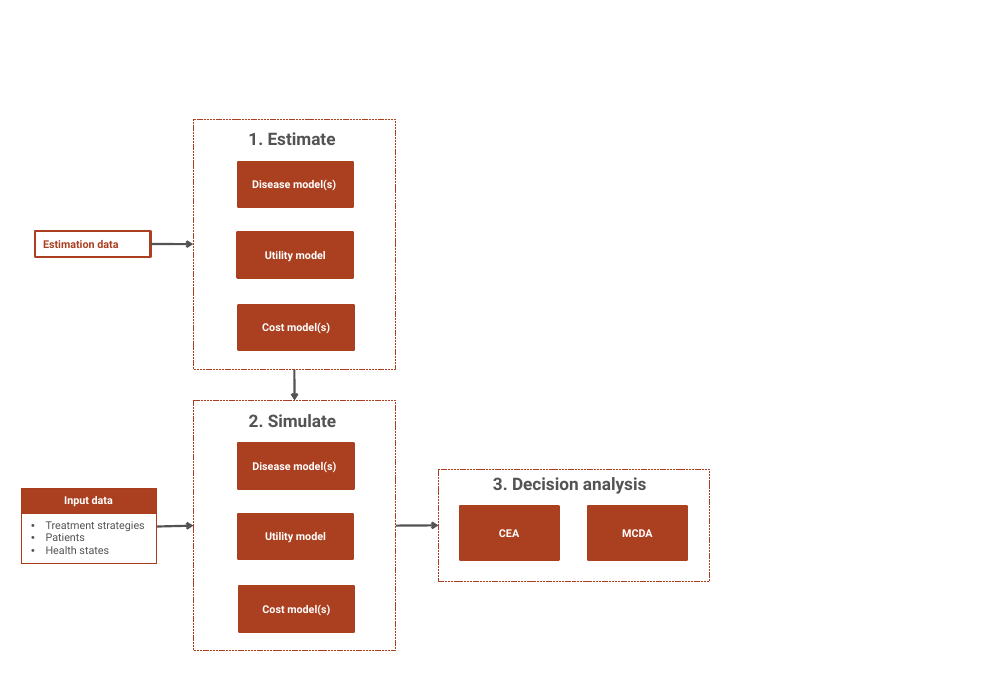
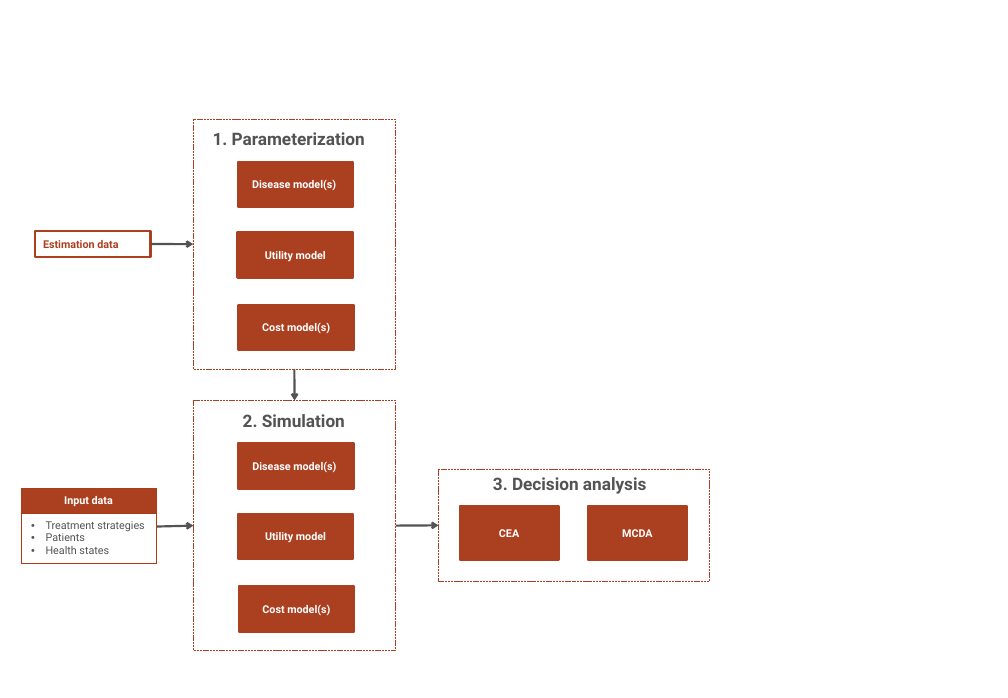
Before and after one commit to hesim-dev/hesim, a slide deck: slide 3 of vignettes/figures.pptx. Drawn at 1008x698 pixels with LibreOffice and Linux fonts; fonts in the diff are those of the drawing. Boxes give left, top, right and bottom in pixels: in the first picture for what was removed or moved away, otherwise in the second. Text is boxed around its words. In the diff, an @@ line names an element or a change of style, - is before the commit and + after.

```diff
--- a/vignettes/figures.pptx
+++ b/vignettes/figures.pptx
@@ text at (213, 132, 365, 145): text changed @@
-1. Estimate
+1. Parameterization
@@ text at (243, 414, 345, 427): text changed @@
-2. Simulate
+2. Simulation
```
Also in this commit, not shown: 16 other files.
